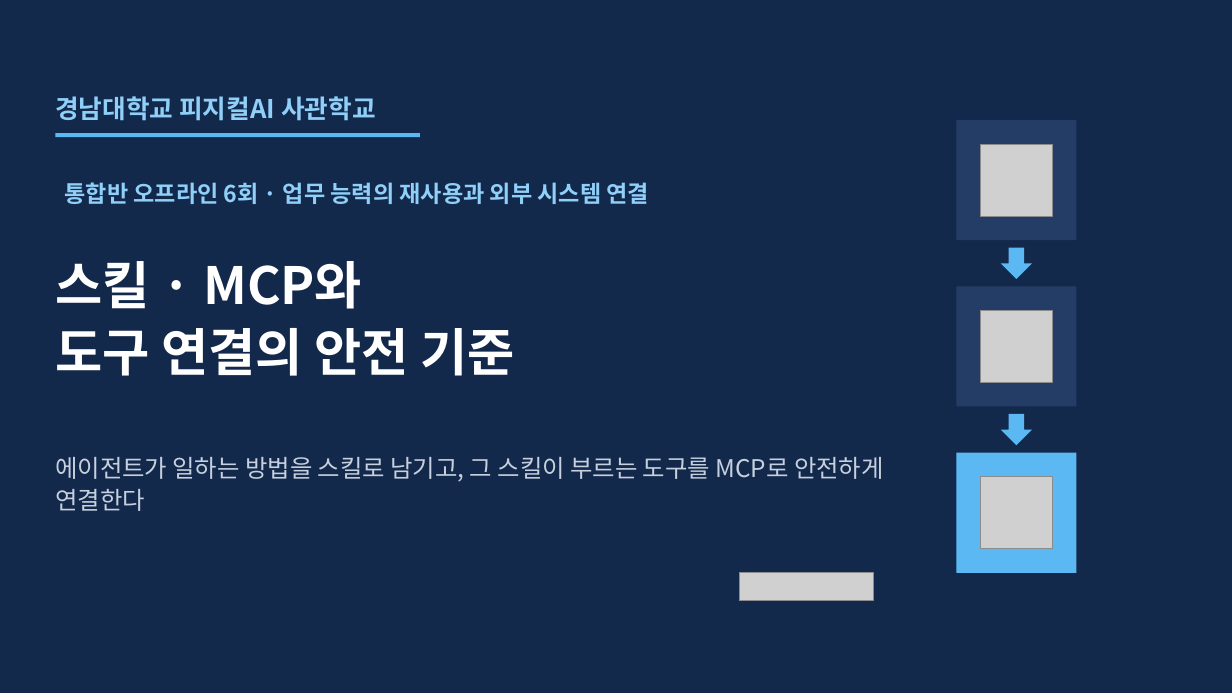
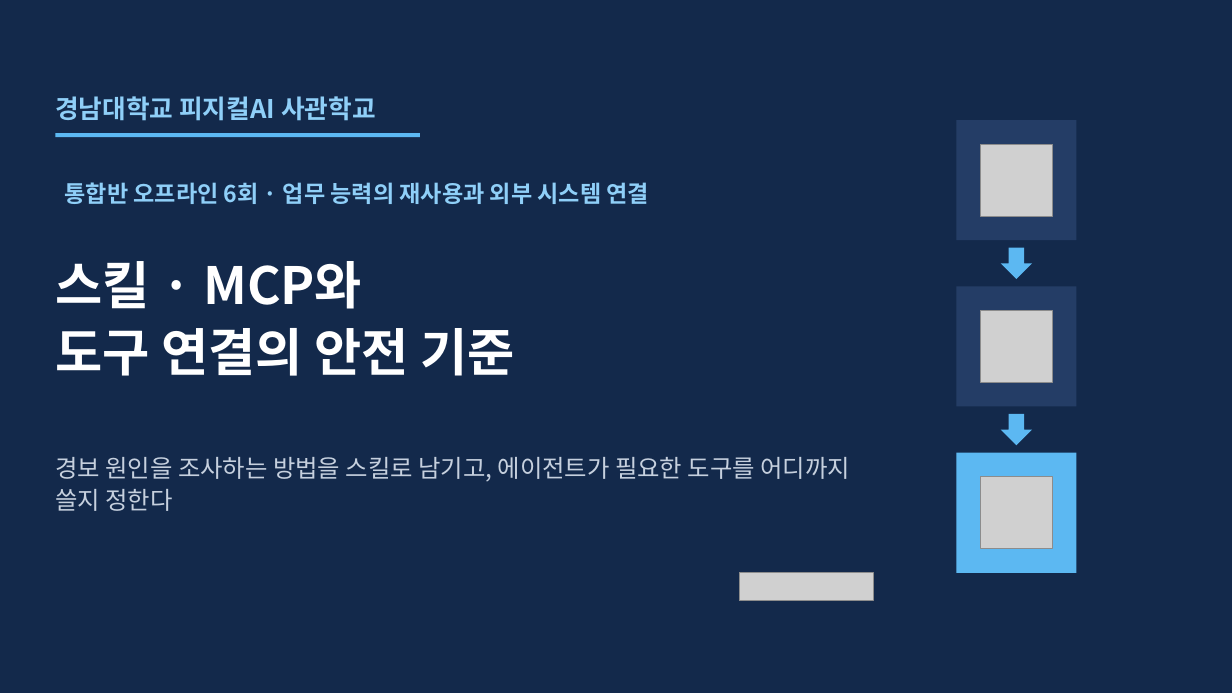
Before and after one commit to uengine-oss/hyd-iot-edu, a slide deck: slide 1 of workspace/강의제작/산출물/통합반/이론_오프라인/06회차/통합반_오프라인_06회차.pptx. Drawn at 1232x693 pixels with LibreOffice and Linux fonts; fonts in the diff are those of the drawing; grey boxes stand for pictures. Boxes give left, top, right and bottom in pixels: in the first picture for what was removed or moved away, otherwise in the second. Text is boxed around its words. In the diff, an @@ line names an element or a change of style, - is before the commit and + after.

Commit message:
통합반 현장 6회차 1~3장 품질 접수와 센서 추이에서 반복 조사 지침으로 잇는 도입 화면·발표자 노트를 검증한다

```diff
--- a/workspace/강의제작/산출물/통합반/이론_오프라인/06회차/통합반_오프라인_06회차.pptx
+++ b/workspace/강의제작/산출물/통합반/이론_오프라인/06회차/통합반_오프라인_06회차.pptx
@@ text at [55, 457, 850, 511]: text changed @@
-에이전트가 일하는 방법을 스킬로 남기고, 그 스킬이 부르는 도구를 MCP로 안전하게 연결한다
+경보 원인을 조사하는 방법을 스킬로 남기고, 에이전트가 필요한 도구를 어디까지 쓸지 정한다
```
Also in this commit, not shown: 1 other slide changed, 9 other files.
